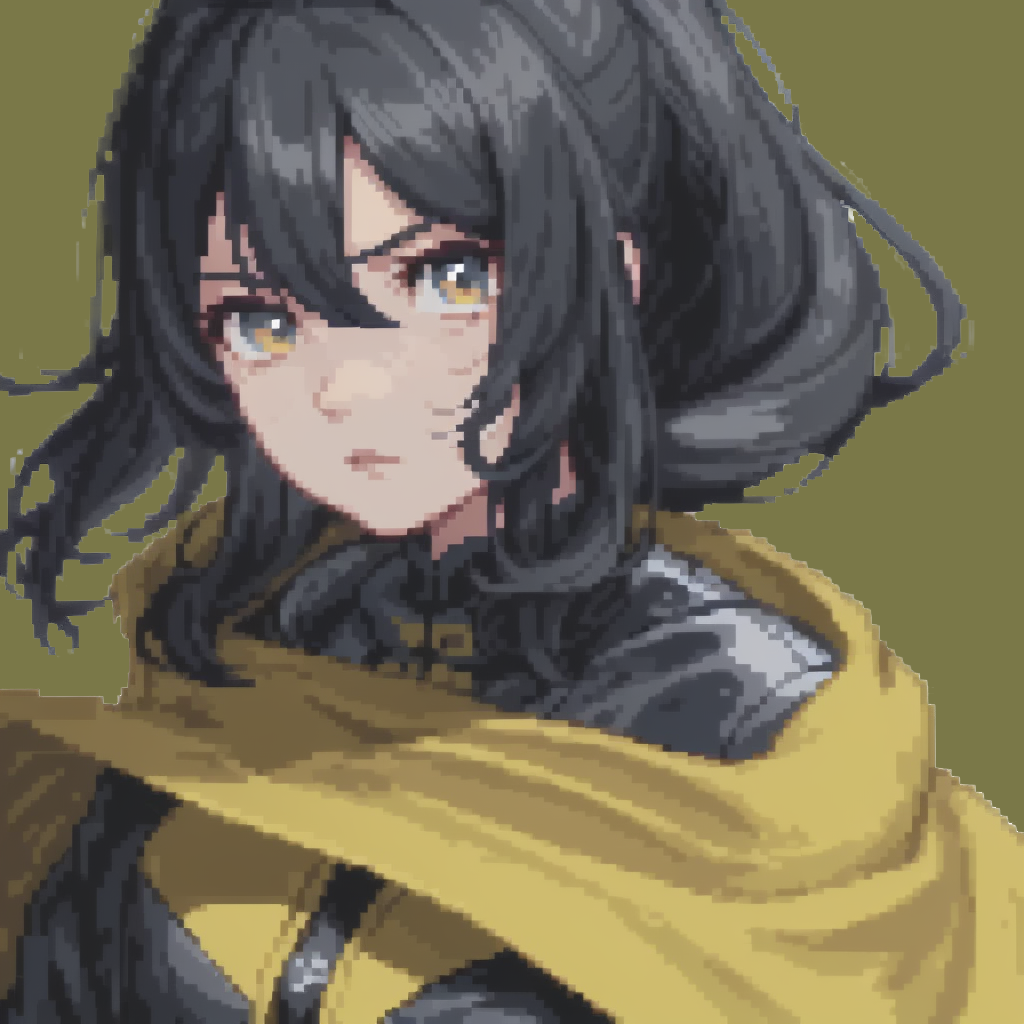
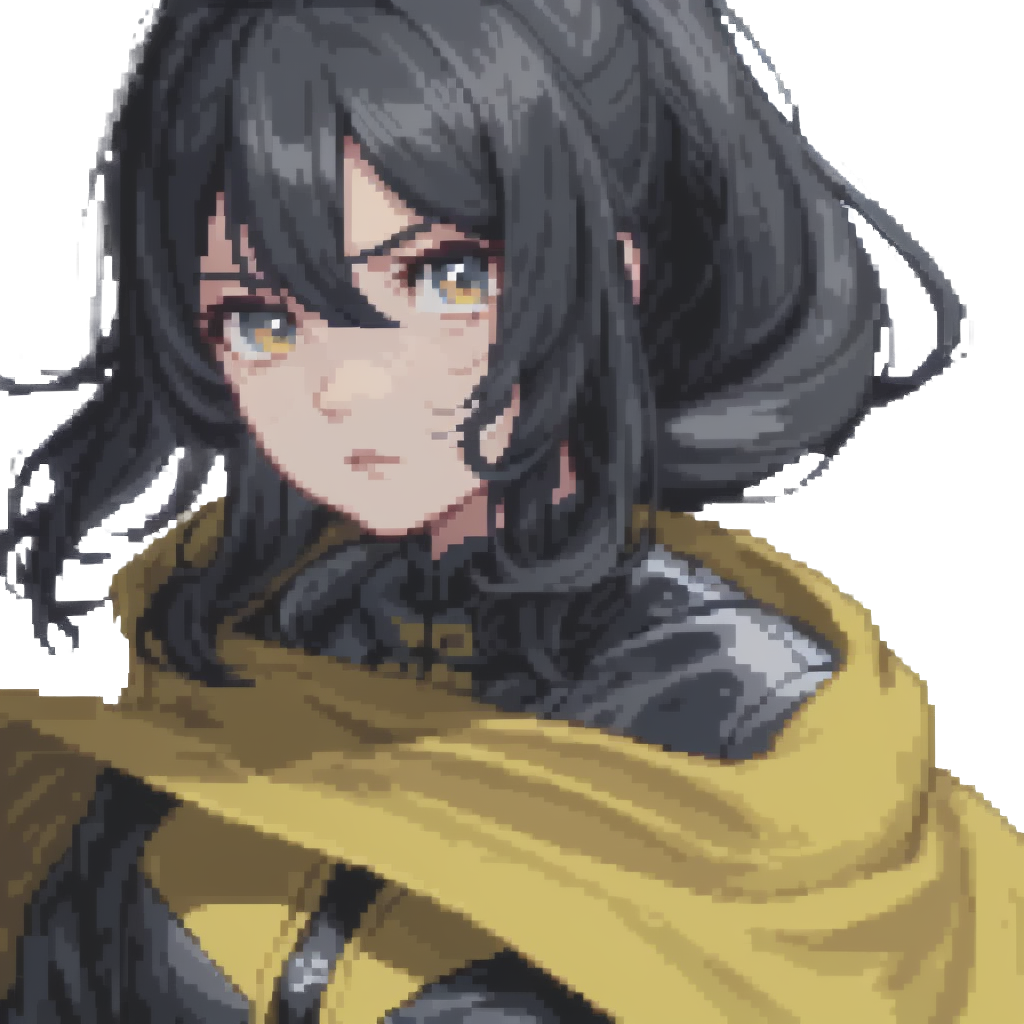
Layered file, before and after one edit (1024px x 1024px). Changes by layer:
hid "图层 4" over [0, 0, 1024, 833]